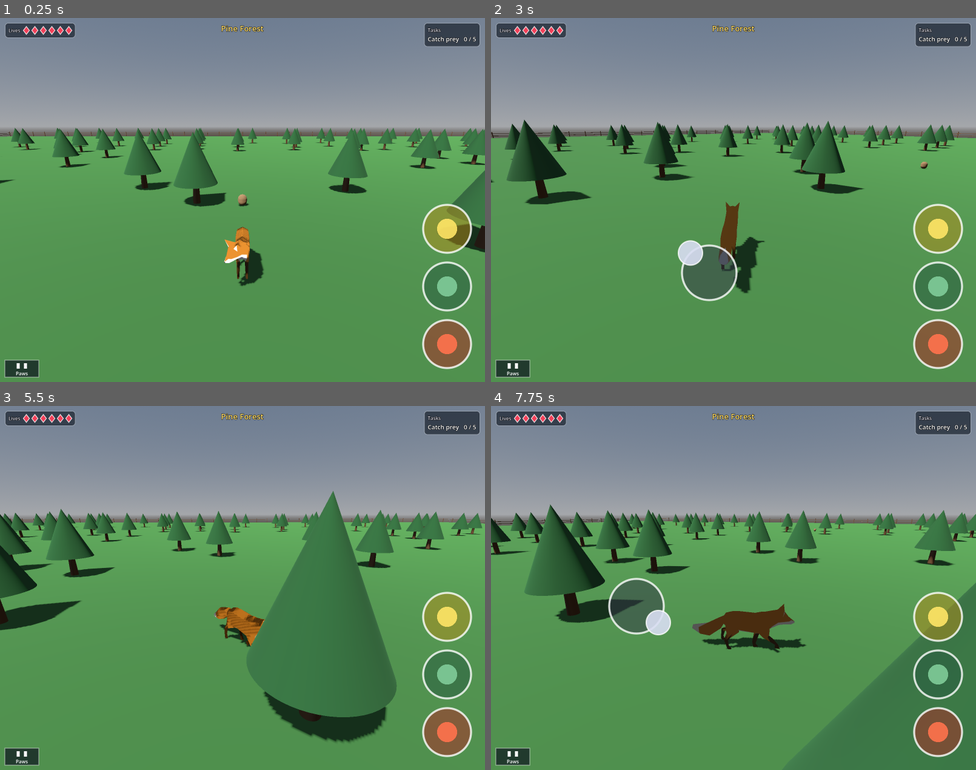
Above: before the commit, frames 1-4 (two rows, left to right).
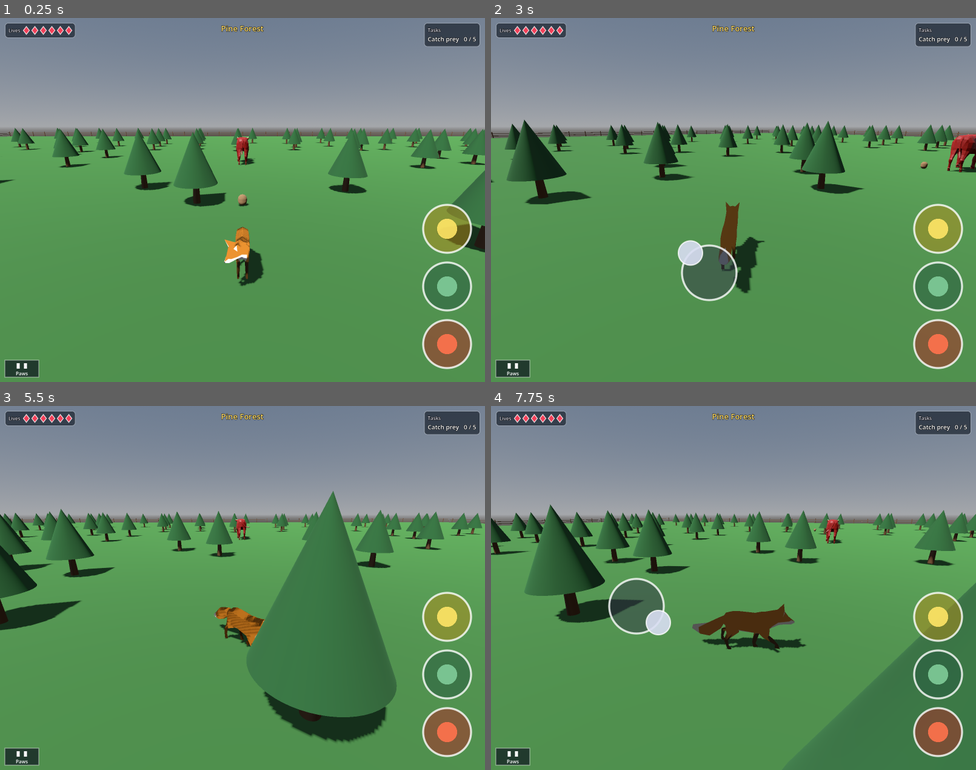
Above: after the commit, the same moments.

Repository: mattzollinhofer/cat_hunter_spike
Game: Godot game, scene res://main.tscn
Same seed, same stepped clock (60 frames per second), same inputs: the game is played once before the commit and once after it.
Inputs (mouse positions are in pixels of both pictures, inside the frame that each line leads up to):
- Up to frame 1 (0.25 s): no input
- Up to frame 2 (3 s): move the mouse to (840, 181) at 0.52 s; hold Right (ui_right) 0.53-1.25 s; hold Shift 0.53-1.25 s; click (840, 181) at 0.67 s; tap Space at 0.77 s; drag from (636, 218) to (709, 272) at 1.27 s; move the mouse to (782, 119) at 2.02 s; hold Right (ui_right) 2.03-2.75 s; hold B 2.03-2.75 s; drag from (709, 272) to (588, 145) at 2.77 s
- Up to frame 3 (5.5 s): move the mouse to (388, 642) at 3.52 s; hold Left (ui_left) 3.53-4.25 s; hold Alt 3.53-4.25 s; tap Space at 3.77 s; drag from (97, 533) to (169, 497) at 4.27 s; move the mouse to (266, 588) at 5.02 s; hold Down (ui_down) from 5.03 s (still down); hold Shift from 5.03 s (still down); click (266, 588) at 5.17 s
- Up to frame 4 (7.75 s): release Down (ui_down) at 5.75 s; release Shift at 5.75 s; drag from (660, 497) to (636, 606) at 5.77 s; move the mouse to (840, 569) at 6.52 s; hold Up (ui_up) 6.53-7.25 s; hold B 6.53-7.25 s; tap Space at 6.77 s; drag from (636, 606) to (709, 660) at 7.27 s

The runs differ from the first frame. In frame 1, 0.2% of the frame differs, in the area x 48-53%, y 32-41%; in frame 2, 0.4%, in the area x 94-100%, y 31-43%; in frame 3, 0.1%; in frame 4, 0.1%.

Commit message:
Add the bull boss and the fight against it
Catching prey was the whole game; there was nothing to test the skill against.
A bull now stands in the forest. It sleeps until every prey in the level has
been caught, then wakes and comes after the cat, headbutting when it gets close.
Biting it hurts it: it flinches on every bite, and its health and remaining
lives show in the tasks panel.

The fight rules the game's designer chose: the bull has 3 lives, each with 5
health. Five bites empty a life, which makes the bull flash white and refills
its health for the next one. Losing the last life beats it -- it falls over and
a "YOU WIN!" banner appears.

The bull's headbutt does not hurt the cat yet; that is the next change.

Technical notes:

One downloaded CC0 Bull model plus a body color and a size yields a whole roster
of distinct bosses with no extra art: only the two coat surfaces are recolored,
so a reskinned boss still reads as a bull and the hurt flash only lights the
coat. Bites are detected by distance and the cat's `is_biting` flag, matching how
prey already reads `is_pouncing`. main.gd connects the hunt, the boss, and the
HUD so none of them reference each other directly.

Co-Authored-By: Claude Opus 5 (1M context) <noreply@anthropic.com>

Diff:
--- /dev/null
+++ b/boss.gd
@@ -0,0 +1,237 @@
+extends Node3D
+## A boss enemy built from the shared Bull model, reskinned per boss -- plus the
+## boss fight itself: the bull sleeps until it is woken, then chases the fox,
+## takes bite damage, flashes when it loses a life, and falls over when beaten.
+##
+## The bull's body is flat-colored StandardMaterial3D surfaces (no baked
+## texture), so a boss's whole look is just a body color + a size. One
+## downloaded model therefore yields a full roster of distinct bosses with no
+## extra art.
+##
+## Fight rules (the game's young designer decided these):
+##   * The boss has LIVES lives; each life has HEALTH_PER_LIFE health.
+##   * Each bite removes one health. Emptying a life makes the boss FLASH and
+##     refills its health for the next life.
+##   * Losing the last life defeats it: it plays Death (falls over) and emits
+##     `defeated`, which wins the game.
+
+const BULL: PackedScene = preload("res://assets/Bull.gltf")
+
+# The two surfaces that form the bull's coat. Everything else (Hooves, Muzzle,
+# Eye_Black, Eye_White, Horns) keeps its original material so a recolored boss
+# still reads as a bull, and so the flash only lights up the coat.
+const BODY_SURFACES := ["Main", "Main_Light"]
+
+# How close the fox must be for a bite to land on the boss.
+const ATTACK_RANGE := 3.0
+# The bull ships two flinch clips; alternate them so repeated hits vary.
+const HIT_REACTS := ["Idle_HitReact1", "Idle_HitReact2"]
+
+const LIVES := 3
+const HEALTH_PER_LIFE := 5
+
+const CHASE_SPEED := 2.5   # how fast the woken bull comes after the fox
+const CHASE_STOP := 2.2    # stops this close, so it doesn't stand inside the fox
+const HEADBUTT_GAP := 1.6  # seconds between headbutts once it is close
+const FLASH_TIME := 0.5    # how long the hurt flash lasts
+const BLINK_RATE := 12.0   # flash blinks per second
+
+signal health_changed(lives: int, health: int)
+signal defeated
+
+var _anim: AnimationPlayer
+var _idle_anim := "Idle"
+var _cat: Node3D
+var _was_bitten := false
+var _react_index := 0
+
+var _active := false
+var _defeated := false
+var _lives := LIVES
+var _health := HEALTH_PER_LIFE
+
+var _coat_materials: Array = []
+var _coat_base: Array = []
+var _flash_time := 0.0
+var _headbutt_timer := 0.0
+
+func setup(body_color: Color, size: float, idle_anim: String = "Idle") -> void:
+	_idle_anim = idle_anim
+	var model: Node3D = BULL.instantiate()
+	model.scale = Vector3.ONE * size
+	add_child(model)
+	_recolor(model, body_color)
+	_anim = model.find_child("AnimationPlayer", true, false) as AnimationPlayer
+	if _anim == null:
+		return
+	# Idle loops forever; the one-shot clips (flinch, death) play once. Set this
+	# explicitly so behaviour doesn't depend on glTF import loop defaults.
+	_set_loop(idle_anim, Animation.LOOP_LINEAR)
+	for clip in HIT_REACTS:
+		_set_loop(clip, Animation.LOOP_NONE)
+	_set_loop("Death", Animation.LOOP_NONE)
+	_anim.animation_finished.connect(_on_anim_finished)
+	if _anim.has_animation(idle_anim):
+		_anim.play(idle_anim)
+
+## Wakes the boss so it starts chasing the fox and can take bite damage.
+func activate() -> void:
+	_active = true
+	_headbutt_timer = HEADBUTT_GAP
+	health_changed.emit(_lives, _health)
+
+## Applies one bite of damage. Does nothing unless the boss is awake and alive.
+func hit() -> void:
+	if not _active or _defeated:
+		return
+	_play_hit_react()
+	_health -= 1
+	if _health <= 0:
+		_lives -= 1
+		if _lives <= 0:
+			_lives = 0
+			_health = 0
+			_defeat()
+		else:
+			_health = HEALTH_PER_LIFE
+			_start_flash()
+	health_changed.emit(_lives, _health)
+
+func get_lives() -> int:
+	return _lives
+
+func get_health() -> int:
+	return _health
+
+func is_flashing() -> bool:
+	return _flash_time > 0.0
+
+func is_defeated() -> bool:
+	return _defeated
+
+func get_current_anim() -> String:
+	return _anim.current_animation if _anim else ""
+
+func _process(delta: float) -> void:
+	if _anim == null:
+		return
+	_update_flash(delta)
+	if not _active or _defeated:
+		return
+	if _cat == null or not is_instance_valid(_cat):
+		_cat = get_tree().get_first_node_in_group("cat") as Node3D
+		if _cat == null:
+			return
+	_chase(delta)
+	_detect_bite()
+
+func _chase(delta: float) -> void:
+	var to_cat := _cat.global_position - global_position
+	to_cat.y = 0.0
+	var dist := to_cat.length()
+	_face(_cat.global_position)
+	if dist > CHASE_STOP:
+		var step := minf(CHASE_SPEED * delta, dist - CHASE_STOP)
+		global_position += to_cat.normalized() * step
+		_locomote("Walk")
+	else:
+		# Close enough to attack: headbutt the fox on a gentle cadence.
+		_headbutt_timer -= delta
+		if _headbutt_timer <= 0.0:
+			_headbutt_timer = HEADBUTT_GAP
+			if _anim.has_animation("Attack_Headbutt"):
+				_anim.play("Attack_Headbutt")
+		else:
+			_locomote(_idle_anim)
+
+func _detect_bite() -> void:
+	var in_reach := global_position.distance_to(_cat.global_position) < ATTACK_RANGE
+	var bitten: bool = in_reach and _cat.is_biting
+	if bitten and not _was_bitten:
+		hit()
+	_was_bitten = bitten
+
+func _face(target: Vector3) -> void:
+	var flat := Vector3(target.x, global_position.y, target.z)
+	if not flat.is_equal_approx(global_position):
+		look_at(flat, Vector3.UP)
+
+## Plays a looping locomotion clip, but never cuts off a one-shot (flinch,
+## headbutt, death) that is still playing.
+func _locomote(clip: String) -> void:
+	if _is_busy_anim(_anim.current_animation):
+		return
+	if _anim.current_animation != clip and _anim.has_animation(clip):
+		_set_loop(clip, Animation.LOOP_LINEAR)
+		_anim.play(clip)
+
+func _is_busy_anim(anim_name: String) -> bool:
+	return anim_name == "Death" or anim_name == "Attack_Headbutt" or HIT_REACTS.has(anim_name)
+
+func _play_hit_react() -> void:
+	var clip: String = HIT_REACTS[_react_index % HIT_REACTS.size()]
+	_react_index += 1
+	if _anim.has_animation(clip):
+		_anim.play(clip)
+
+func _defeat() -> void:
+	_defeated = true
+	if _anim.has_animation("Death"):
+		_anim.play("Death")
+	defeated.emit()
+
+func _on_anim_finished(anim_name: String) -> void:
+	# A defeated bull stays down; otherwise settle back into the looping idle.
+	if _defeated:
+		return
+	if anim_name != _idle_anim and _anim.has_animation(_idle_anim):
+		_anim.play(_idle_anim)
+
+func _start_flash() -> void:
+	_flash_time = FLASH_TIME
+
+func _update_flash(delta: float) -> void:
+	if _flash_time <= 0.0:
+		return
+	_flash_time -= delta
+	var lit := int(_flash_time * BLINK_RATE) % 2 == 0
+	for i in _coat_materials.size():
+		_coat_materials[i].albedo_color = Color.WHITE if lit else _coat_base[i]
+	if _flash_time <= 0.0:
+		for i in _coat_materials.size():
+			_coat_materials[i].albedo_color = _coat_base[i]
+
+func _set_loop(clip: String, mode: int) -> void:
+	if _anim.has_animation(clip):
+		_anim.get_animation(clip).loop_mode = mode
+
+func _recolor(root: Node, body_color: Color) -> void:
+	_coat_materials.clear()
+	_coat_base.clear()
+	for mesh_instance in _mesh_instances(root):
+		var mesh: Mesh = mesh_instance.mesh
+		if mesh == null:
+			continue
+		for surface in mesh.get_surface_count():
+			var material := mesh.surface_get_material(surface)
+			if material == null:
+				continue
+			if not BODY_SURFACES.has(material.resource_name):
+				continue
+			var tinted := material.duplicate() as StandardMaterial3D
+			# "Main" is the coat; "Main_Light" is the lighter underside. Lighten the
+			# same color for the underside so the boss keeps the bull's two-tone
+			# shading instead of flattening to one slab of color.
+			var col: Color = body_color if material.resource_name == "Main" else body_color.lightened(0.3)
+			tinted.albedo_color = col
+			mesh_instance.set_surface_override_material(surface, tinted)
+			_coat_materials.append(tinted)
+			_coat_base.append(col)
+
+func _mesh_instances(node: Node) -> Array:
+	var out: Array = []
+	if node is MeshInstance3D:
+		out.append(node)
+	for child in node.get_children():
+		out.append_array(_mesh_instances(child))
+	return out
--- a/hud.gd
+++ b/hud.gd
@@ -157,6 +157,7 @@
 var _lives_display: LivesDisplay
 var _pause_button: PauseButton
 var _pause_overlay: PauseOverlay
+var _win_label: Label
 
 func _ready() -> void:
 	process_mode = Node.PROCESS_MODE_ALWAYS
@@ -165,6 +166,7 @@
 	_build_tasks()
 	_build_pause_button()
 	_build_pause_overlay()
+	_build_win_banner()
 
 func bind(hunt: Node) -> void:
 	hunt.progress_changed.connect(_on_progress)
@@ -192,6 +194,30 @@
 ## floating joystick) can exclude its rect from their own hit-testing.
 func get_pause_button() -> Control:
 	return _pause_button
+
+## Switches the task to the boss fight and shows the bull's remaining lives and
+## the health left in the current life.
+func set_boss_health(lives: int, health: int) -> void:
+	_task_label.text = "Beat the bull!   Lives: %d   Health: %d" % [lives, health]
+
+## Big centered "YOU WIN!" once the bull is beaten.
+func show_win() -> void:
+	_win_label.visible = true
+	_task_label.text = "You beat the bull!"
+
+## Test getter for the win banner's visibility.
+func is_win_shown() -> bool:
+	return _win_label.visible
+
+func _build_win_banner() -> void:
+	# Hidden until the bull is beaten, then a big celebratory banner over the game.
+	_win_label = _make_label("YOU WIN!", 56, Color(1, 0.86, 0.4))
+	_win_label.anchor_right = 1.0
+	_win_label.anchor_bottom = 1.0
+	_win_label.horizontal_alignment = HORIZONTAL_ALIGNMENT_CENTER
+	_win_label.vertical_alignment = VERTICAL_ALIGNMENT_CENTER
+	_win_label.visible = false
+	add_child(_win_label)
 
 func _on_progress(kills: int, goal: int) -> void:
 	_task_label.text = "Catch prey   %d / %d" % [kills, goal]
--- a/hunt.gd
+++ b/hunt.gd
@@ -9,6 +9,7 @@
 
 signal progress_changed(kills: int, goal: int)
 signal lives_changed(lives: int)
+signal goal_reached
 
 const DEFAULT_GOAL := 5
 const DEFAULT_LIVES := 6
@@ -60,3 +61,5 @@
 	progress_changed.emit(kills, goal)
 	if kills < goal:
 		_spawn_prey()
+	else:
+		goal_reached.emit()  # prey phase done -> wake the boss
--- a/main.gd
+++ b/main.gd
@@ -11,14 +11,25 @@
 ## so new maps can be authored without touching this script.
 
 const LevelLoader := preload("res://level_loader.gd")
+const Boss := preload("res://boss.gd")
 const Fence := preload("res://fence.gd")
 const CameraRig := preload("res://camera_rig.gd")
 const LEVEL_PATH := "res://levels/level_1.json"
+
+# Preview roster: one Bull model reskinned into distinct bosses by color + size.
+# These just stand and idle for now -- a look at the roster mechanic, not a real
+# encounter. Boss combat is a later, design-driven step; when it lands this data
+# moves into the level file.
+const BOSS_PREVIEW := [
+	{"name": "Emberhorn", "color": Color(0.55, 0.09, 0.06), "size": 0.75, "pos": Vector3(0, 0, -26)},
+]
 
 var _level: Dictionary
 var _cat: CharacterBody3D
 var _camera_rig: Node3D
 var _hud: CanvasLayer
+var _boss: Node3D
+var _hunt: Node
 
 func _ready() -> void:
 	_level = LevelLoader.load_level(LEVEL_PATH)
@@ -29,6 +40,7 @@
 	_build_fence()
 	_scatter_trees()
 	_spawn_cat()
+	_spawn_boss_preview()
 	_build_camera()
 	_start_hunt()
 	_build_touch_controls()
@@ -140,6 +152,20 @@
 	_cat.position = LevelLoader.to_vector3(_level.cat_start)
 	add_child(_cat)
 
+func _spawn_boss_preview() -> void:
+	var cat_start := LevelLoader.to_vector3(_level.cat_start)
+	for data in BOSS_PREVIEW:
+		var boss := Boss.new()
+		add_child(boss)
+		boss.global_position = data.pos
+		# Turn to face the cat's start, kept level (same height) so the boss stands
+		# upright instead of tilting its head down at the ground.
+		var look_target := Vector3(cat_start.x, data.pos.y, cat_start.z)
+		if not boss.global_position.is_equal_approx(look_target):
+			boss.look_at(look_target, Vector3.UP)
+		boss.setup(data.color, data.size)
+		_boss = boss
+
 func _build_camera() -> void:
 	# Orbit camera: trails the cat, swings around behind it as it moves, and can
 	# be aimed by hand with a left-drag. All of that lives in camera_rig.gd.
@@ -168,6 +194,18 @@
 		"spawn_radius_max": prey_data.spawn_radius_max,
 	}
 	hunt.setup(_cat, self, prey_config)
+	_hunt = hunt
+	_wire_boss_fight()
+
+func _wire_boss_fight() -> void:
+	# Catching all the prey wakes the bull; biting it drives its health down and
+	# beating it shows the win banner. The HUD and boss never reference each other
+	# directly -- this node connects them.
+	if _boss == null:
+		return
+	_hunt.goal_reached.connect(_boss.activate)
+	_boss.health_changed.connect(_hud.set_boss_health)
+	_boss.defeated.connect(_hud.show_win)
 
 func _build_touch_controls() -> void:
 	var touch := CanvasLayer.new()
--- /dev/null
+++ b/tests/test_bite.gd
@@ -0,0 +1,55 @@
+extends Node
+## Headless test: the fox's bite is an ATTACK. When the bull is awake and the fox
+## bites it in reach, the bull takes damage -- this checks the whole path from the
+## cat's is_biting flag through the boss's own hit detection. Exits 0/1.
+
+const CatController := preload("res://cat_controller.gd")
+const Boss := preload("res://boss.gd")
+
+func _ready() -> void:
+	call_deferred("_run")
+
+func _run() -> void:
+	var failures: Array[String] = []
+
+	# A floor so the fox rests at ground level.
+	var floor_body := StaticBody3D.new()
+	floor_body.collision_layer = 1
+	var floor_col := CollisionShape3D.new()
+	floor_col.shape = WorldBoundaryShape3D.new()
+	floor_body.add_child(floor_col)
+	add_child(floor_body)
+
+	# An awake bull boss.
+	var boss: Node3D = Boss.new()
+	add_child(boss)
+	boss.global_position = Vector3.ZERO
+	boss.setup(Color(0.55, 0.09, 0.06), 0.75)
+	boss.activate()
+
+	# The fox, standing right next to the bull.
+	var cat := CharacterBody3D.new()
+	cat.set_script(CatController)
+	cat.position = Vector3(0, 1, 2)
+	add_child(cat)
+	await get_tree().physics_frame
+
+	if boss.get_health() != 5:
+		failures.append("bull should start the fight at full health, got %d" % boss.get_health())
+
+	# One bite should land one hit.
+	cat.force_bite = true
+	for _i in 20:
+		await get_tree().physics_frame
+		await get_tree().process_frame
+
+	if boss.get_health() >= 5:
+		failures.append("biting the bull in reach did not hurt it (health still %d)" % boss.get_health())
+
+	if failures.is_empty():
+		print("PASS: biting the bull hurts it -- the bite is an attack")
+		get_tree().quit(0)
+	else:
+		for f in failures:
+			printerr("FAIL: ", f)
+		get_tree().quit(1)
--- /dev/null
+++ b/tests/test_bite.tscn
@@ -0,0 +1,6 @@
+[gd_scene load_steps=2 format=3]
+
+[ext_resource type="Script" path="res://tests/test_bite.gd" id="1_bite"]
+
+[node name="TestBite" type="Node"]
+script = ExtResource("1_bite")
--- /dev/null
+++ b/tests/test_boss.gd
@@ -0,0 +1,62 @@
+extends Node
+## Headless test: a boss is the shared Bull model, reskinned by color + size.
+## Locks in the roster mechanic -- one downloaded model, many distinct bosses --
+## so a change that breaks recoloring or drops the bull rig is caught. Exits 0/1.
+
+const Boss := preload("res://boss.gd")
+const BOSS_COLOR := Color(0.05, 0.05, 0.06)  # near-black "Darktail"
+
+func _ready() -> void:
+	call_deferred("_run")
+
+func _run() -> void:
+	var failures: Array[String] = []
+
+	var boss: Node3D = Boss.new()
+	add_child(boss)
+	boss.setup(BOSS_COLOR, 2.5, "Idle")
+	await get_tree().process_frame
+
+	# It really is the bull: its idle animation is playing.
+	if boss.get_current_anim() != "Idle":
+		failures.append("boss should play its idle animation, got '%s'" % boss.get_current_anim())
+
+	var model: Node3D = boss.get_child(0)
+	if not model.scale.is_equal_approx(Vector3.ONE * 2.5):
+		failures.append("boss size not applied, scale=%s" % model.scale)
+
+	# The coat is recolored to the boss color; the horns keep their original
+	# material, so the reskinned boss still reads as a bull.
+	var mesh_instance := _first_mesh(model)
+	var mesh: Mesh = mesh_instance.mesh
+	var coat_recolored := false
+	var horns_untouched := false
+	for surface in mesh.get_surface_count():
+		var mat_name := mesh.surface_get_material(surface).resource_name
+		var override := mesh_instance.get_surface_override_material(surface)
+		if mat_name == "Main":
+			coat_recolored = override != null and override.albedo_color.is_equal_approx(BOSS_COLOR)
+		if mat_name == "Horns":
+			horns_untouched = override == null
+
+	if not coat_recolored:
+		failures.append("boss coat (Main surface) was not recolored to the boss color")
+	if not horns_untouched:
+		failures.append("horns were overridden -- they should keep the original bull material")
+
+	if failures.is_empty():
+		print("PASS: a boss is the bull model, reskinned by color and size")
+		get_tree().quit(0)
+	else:
+		for f in failures:
+			printerr("FAIL: ", f)
+		get_tree().quit(1)
+
+func _first_mesh(node: Node) -> MeshInstance3D:
+	if node is MeshInstance3D:
+		return node
+	for child in node.get_children():
+		var found := _first_mesh(child)
+		if found:
+			return found
+	return null
--- /dev/null
+++ b/tests/test_boss.tscn
@@ -0,0 +1,6 @@
+[gd_scene load_steps=2 format=3]
+
+[ext_resource type="Script" path="res://tests/test_boss.gd" id="1_boss"]
+
+[node name="TestBoss" type="Node"]
+script = ExtResource("1_boss")
--- /dev/null
+++ b/tests/test_boss_fight.gd
@@ -0,0 +1,67 @@
+extends Node
+## Headless test for the boss fight rules the game's designer chose:
+##   * the bull sleeps until woken (bites do nothing while asleep),
+##   * 3 lives x 5 health -- 5 bites empties a life and makes it flash,
+##   * losing the last life defeats it: it plays Death (falls over) and fires
+##     `defeated` (which wins the game).
+## Exits 0/1.
+
+const Boss := preload("res://boss.gd")
+
+func _ready() -> void:
+	call_deferred("_run")
+
+func _run() -> void:
+	var failures: Array[String] = []
+
+	var boss: Node3D = Boss.new()
+	add_child(boss)
+	boss.setup(Color(0.55, 0.09, 0.06), 0.75)
+	await get_tree().process_frame
+
+	# Asleep: bites are ignored.
+	boss.hit()
+	if boss.get_lives() != 3 or boss.get_health() != 5:
+		failures.append("a sleeping bull should ignore bites (lives=%d health=%d)" % [boss.get_lives(), boss.get_health()])
+
+	boss.activate()
+
+	# One life = five bites; emptying it drops a life, refills health, and flashes.
+	for _i in 5:
+		boss.hit()
+	if boss.get_lives() != 2:
+		failures.append("after 5 bites the bull should have 2 lives, got %d" % boss.get_lives())
+	if boss.get_health() != 5:
+		failures.append("after losing a life, health should refill to 5, got %d" % boss.get_health())
+	if not boss.is_flashing():
+		failures.append("losing a life should make the bull flash")
+
+	for _i in 5:
+		boss.hit()
+	if boss.get_lives() != 1:
+		failures.append("after 10 bites the bull should have 1 life, got %d" % boss.get_lives())
+
+	# The last life: defeat.
+	var won := [false]
+	boss.defeated.connect(func(): won[0] = true)
+	for _i in 5:
+		boss.hit()
+	if not won[0]:
+		failures.append("beating the last life should emit `defeated`")
+	if not boss.is_defeated():
+		failures.append("bull should report defeated after its last life")
+	if boss.get_current_anim() != "Death":
+		failures.append("a defeated bull should play Death (fall over), got '%s'" % boss.get_current_anim())
+
+	# Already beaten: further bites do nothing.
+	boss.hit()
+	if boss.get_lives() != 0:
+		failures.append("a defeated bull should ignore further bites, lives=%d" % boss.get_lives())
+
+	if failures.is_empty():
+		print("PASS: boss fight -- sleep, 3 lives x 5 health, flash on life lost, falls over when beaten")
+		get_tree().quit(0)
+	else:
+		for f in failures:
+			printerr("FAIL: ", f)
+		get_tree().quit(1)
--- /dev/null
+++ b/tests/test_boss_fight.tscn
@@ -0,0 +1,6 @@
+[gd_scene load_steps=2 format=3]
+
+[ext_resource type="Script" path="res://tests/test_boss_fight.gd" id="1_bossfight"]
+
+[node name="TestBossFight" type="Node"]
+script = ExtResource("1_bossfight")
Not shown, added: assets/Bull.gltf
Not shown, added: assets/Bull.gltf.import
Not shown, added: boss.gd.uid
Not shown, added: tests/test_bite.gd.uid
Not shown, added: tests/test_boss.gd.uid
Not shown, added: tests/test_boss_fight.gd.uid
